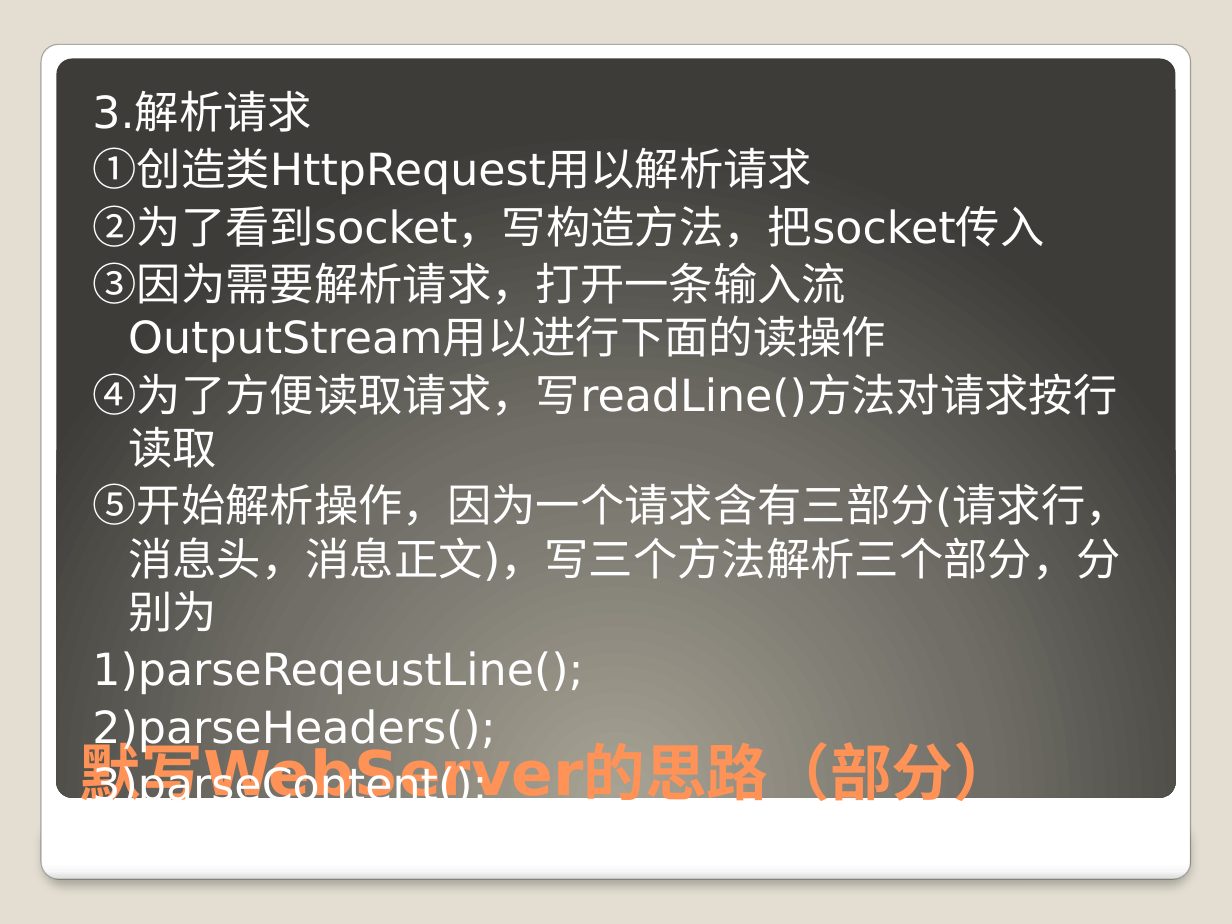
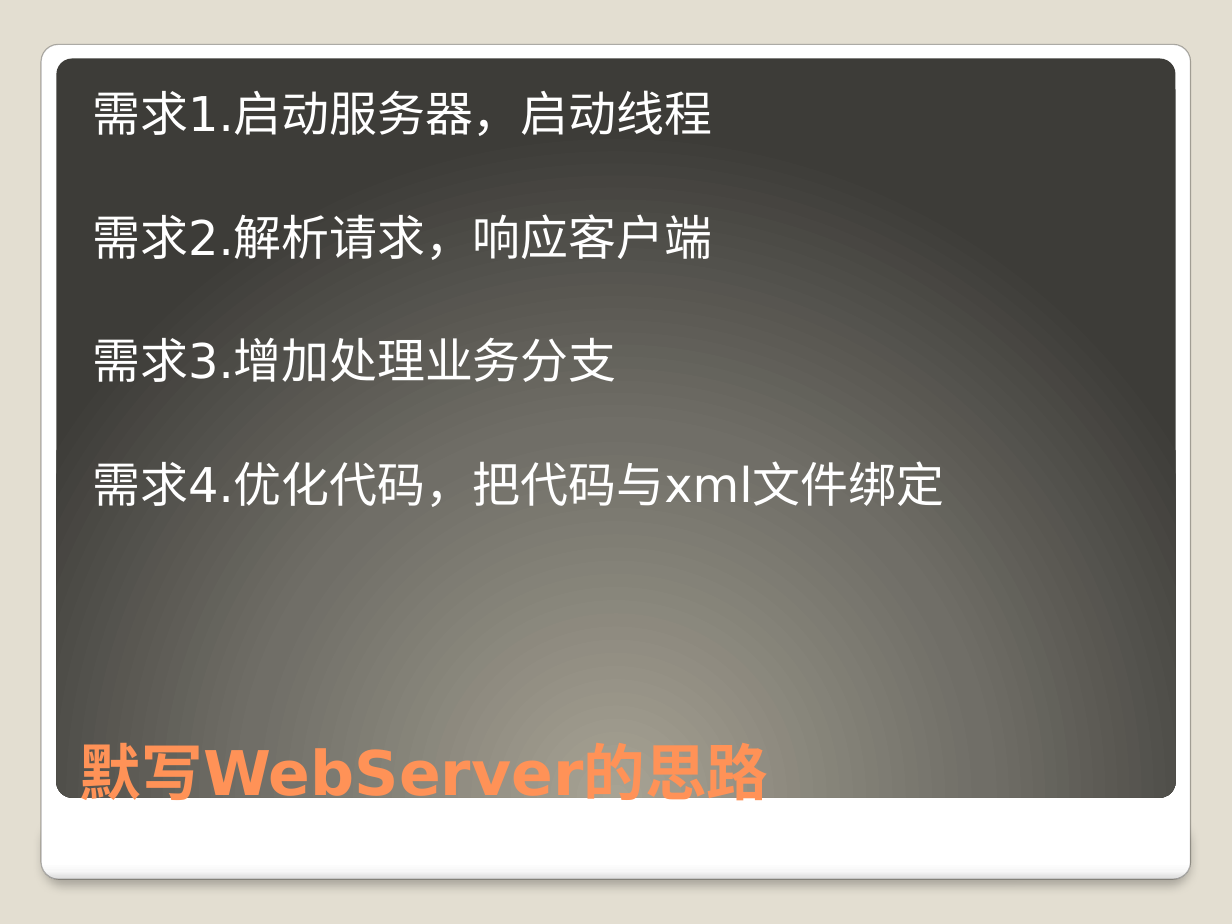
Before and after one commit to 2419931696/learngit, a slide deck: slide 29 of WebServer.pptx (slide 27 before the commit). Drawn at 1232x924 pixels with LibreOffice and Linux fonts; fonts in the diff are those of the drawing. Boxes give left, top, right and bottom in pixels: in the first picture for what was removed or moved away, otherwise in the second. Text is boxed around its words. In the diff, an @@ line names an element or a change of style, - is before the commit and + after.

```diff
--- a/WebServer.pptx
+++ b/WebServer.pptx
@@ text at (x1=92, y1=90, x2=944, y2=509): text changed; size 25.9 to 28 pt @@
-3.解析请求
-①创造类HttpRequest用以解析请求
-②为了看到socket，写构造方法，把socket传入
-③因为需要解析请求，打开一条输入流OutputStream用以进行下面的读操作
-④为了方便读取请求，写readLine()方法对请求按行读取
-⑤开始解析操作，因为一个请求含有三部分(请求行，消息头，消息正文)，写三个方法解析三个部分，分别为
-1)parseReqeustLine();
-2)parseHeaders();
-3)parseContent();
+需求1.启动服务器，启动线程
+需求2.解析请求，响应客户端
+需求3.增加处理业务分支
+需求4.优化代码，把代码与xml文件绑定
@@ title at (x1=80, y1=732, x2=768, y2=811): text changed @@
-默写WebServer的思路（部分）
+默写WebServer的思路
```
Also in this commit, not shown: 13 other slides changed.
